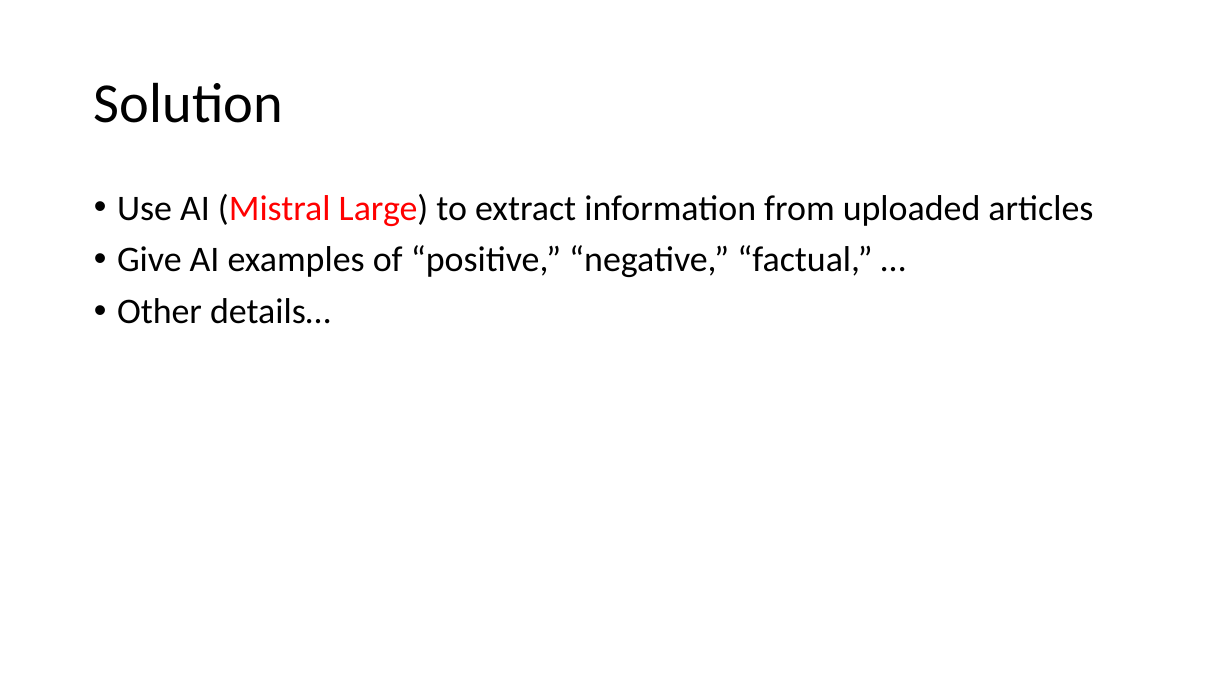
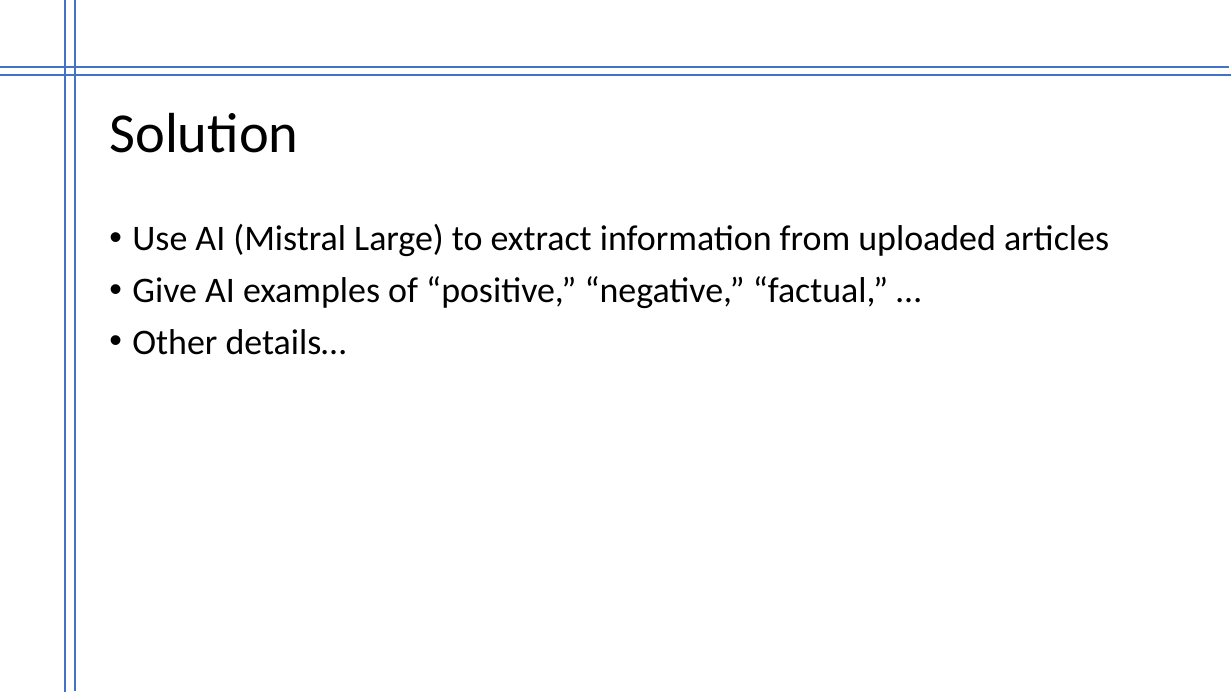
Before and after one commit to mevonuk/aihack, a slide deck: slide 4 of aihack.pptx. Drawn at 1232x693 pixels with LibreOffice and Linux fonts; fonts in the diff are those of the drawing. Boxes give left, top, right and bottom in pixels: in the first picture for what was removed or moved away, otherwise in the second. Text is boxed around its words. In the diff, an @@ line names an element or a change of style, - is before the commit and + after.

```diff
--- a/aihack.pptx
+++ b/aihack.pptx
@@ line added from (65, 0) to (65, 692), #4472C4 1.5 pt @@
@@ line added from (75, 0) to (75, 691), #4472C4 1.5 pt @@
@@ line added from (0, 76) to (1231, 76), #4472C4 1.5 pt @@
@@ line added from (0, 67) to (1229, 67), #4472C4 1.5 pt @@
@@ title "Solution": place and size @@
-title "Solution" at [94,82,283,123]
+title "Solution" at [109,112,298,153]
@@ text "Use AI (Mistral Large) to ...": place and size @@
-text "Use AI (Mistral Large) to ..." at [117,194,1093,324]
+text "Use AI (Mistral Large) to ..." at [132,224,1109,355]
@@ text at [132,224,1109,256]: text colour #FF0000 to #000000 in "(Mistral Large)" @@
```
Also in this commit, not shown: 4 other slides changed, 3 slides added, 3 slides removed.
